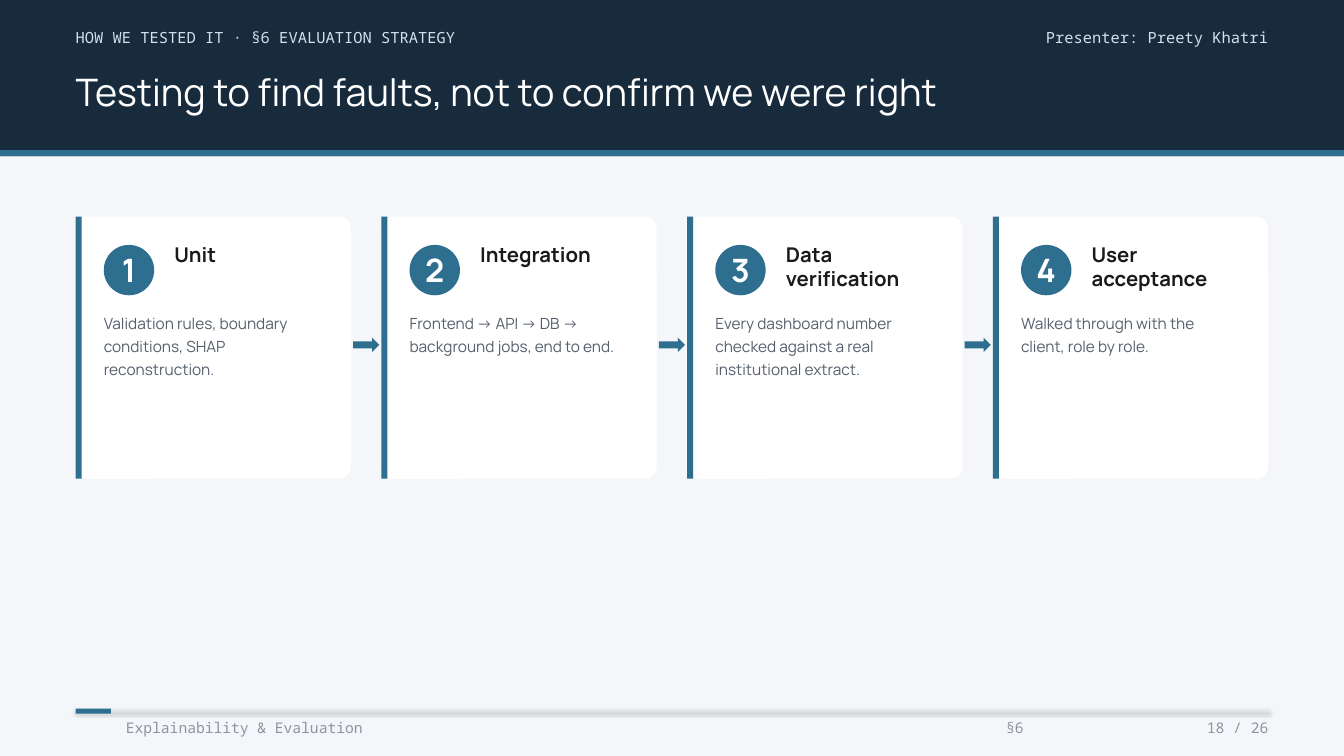
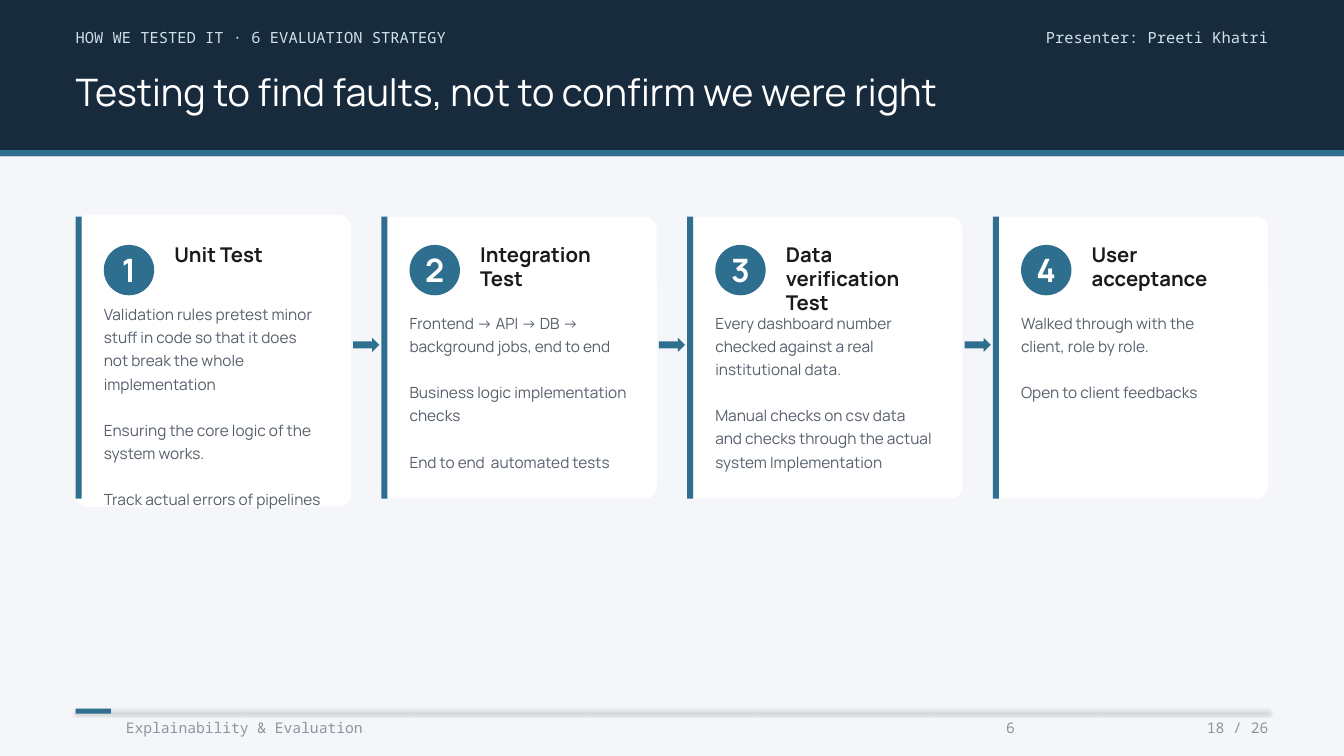
Before and after one commit to KOI-Capstone-Project/EDAPTv2, a slide deck: slide 34 of EDAPT_v2_Presentation.pptx (slide 24 before the commit). Drawn at 1344x756 pixels with LibreOffice and Linux fonts; fonts in the diff are those of the drawing. Boxes give left, top, right and bottom in pixels: in the first picture for what was removed or moved away, otherwise in the second. Text is boxed around its words. In the diff, an @@ line names an element or a change of style, - is before the commit and + after.

```diff
--- a/EDAPT_v2_Presentation.pptx
+++ b/EDAPT_v2_Presentation.pptx
@@ text at box(76, 32, 446, 43): text changed @@
-HOW WE TESTED IT · §6 EVALUATION STRATEGY
+HOW WE TESTED IT · 6 EVALUATION STRATEGY
@@ text at box(1046, 31, 1268, 43): text changed @@
-Presenter: Preety Khatri
+Presenter: Preeti Khatri
@@ rectangle: place and size @@
-rectangle at box(76, 217, 82, 479)
+rectangle at box(76, 217, 82, 499)
@@ rounded rectangle: place and size @@
-rounded rectangle at box(76, 217, 351, 479)
+rounded rectangle at box(76, 215, 351, 507)
@@ rounded rectangle: place and size @@
-rounded rectangle at box(381, 217, 656, 479)
+rounded rectangle at box(381, 217, 656, 499)
@@ rectangle: place and size @@
-rectangle at box(381, 217, 387, 479)
+rectangle at box(381, 217, 387, 499)
@@ rounded rectangle: place and size @@
-rounded rectangle at box(688, 217, 963, 479)
+rounded rectangle at box(688, 217, 963, 499)
@@ rectangle: place and size @@
-rectangle at box(688, 217, 694, 479)
+rectangle at box(688, 217, 694, 499)
@@ rounded rectangle: place and size @@
-rounded rectangle at box(993, 217, 1268, 479)
+rounded rectangle at box(993, 217, 1268, 499)
@@ rectangle: place and size @@
-rectangle at box(993, 217, 999, 479)
+rectangle at box(993, 217, 999, 499)
@@ text at box(174, 247, 263, 263): text changed @@
-Unit
+Unit Test
@@ text at box(480, 247, 591, 287): text changed @@
-Integration
+Integration Test
@@ text at box(786, 247, 900, 311): text changed @@
-Data verification
+Data verification Test
@@ text at box(104, 308, 320, 509): text changed @@
-Validation rules, boundary conditions, SHAP reconstruction.
+Validation rules pretest minor stuff in code so that it does not break the whole implementation
+Ensuring the core logic of the system works.
+Track actual errors of pipelines
@@ text at box(410, 318, 626, 468): text changed @@
-Frontend -> API -> DB -> background jobs, end to end.
+Frontend -> API -> DB -> background jobs, end to end
+Business logic implementation checks
+End to end automated tests
@@ text at box(715, 318, 932, 472): text changed @@
-Every dashboard number checked against a real institutional extract.
+Every dashboard number checked against a real institutional data.
+Manual checks on csv data and checks through the actual system Implementation
@@ text at box(1021, 386, 1197, 402): paragraph added @@
+Open to client feedbacks
@@ text at box(1006, 722, 1015, 733): text changed @@
-§6
+6
```
Also in this commit, not shown: 24 other slides changed, 10 slides added, 4 other files.
